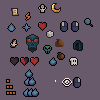
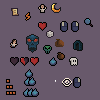
Layer changes from the first 100 × 100 image to the second:
removed layer "FaithIcon" (1st of 3) over <box>22,23,31,32</box>
removed layer "FaithIcon" (2nd of 3) over <box>7,23,16,32</box>
